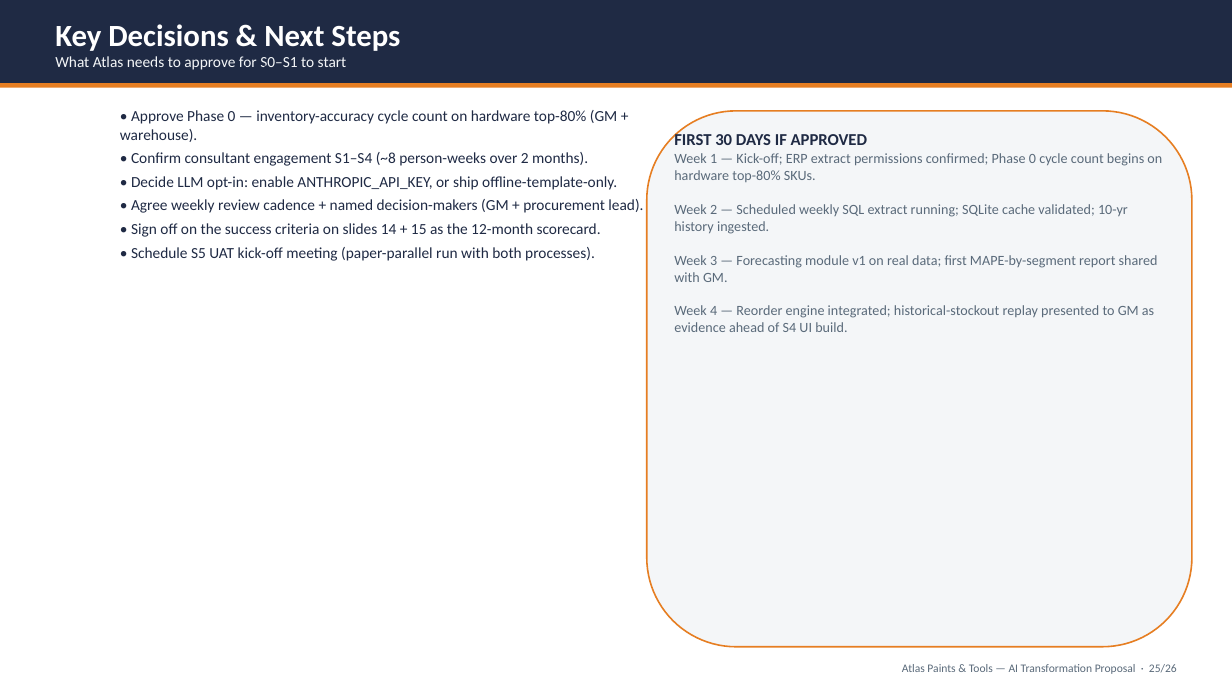
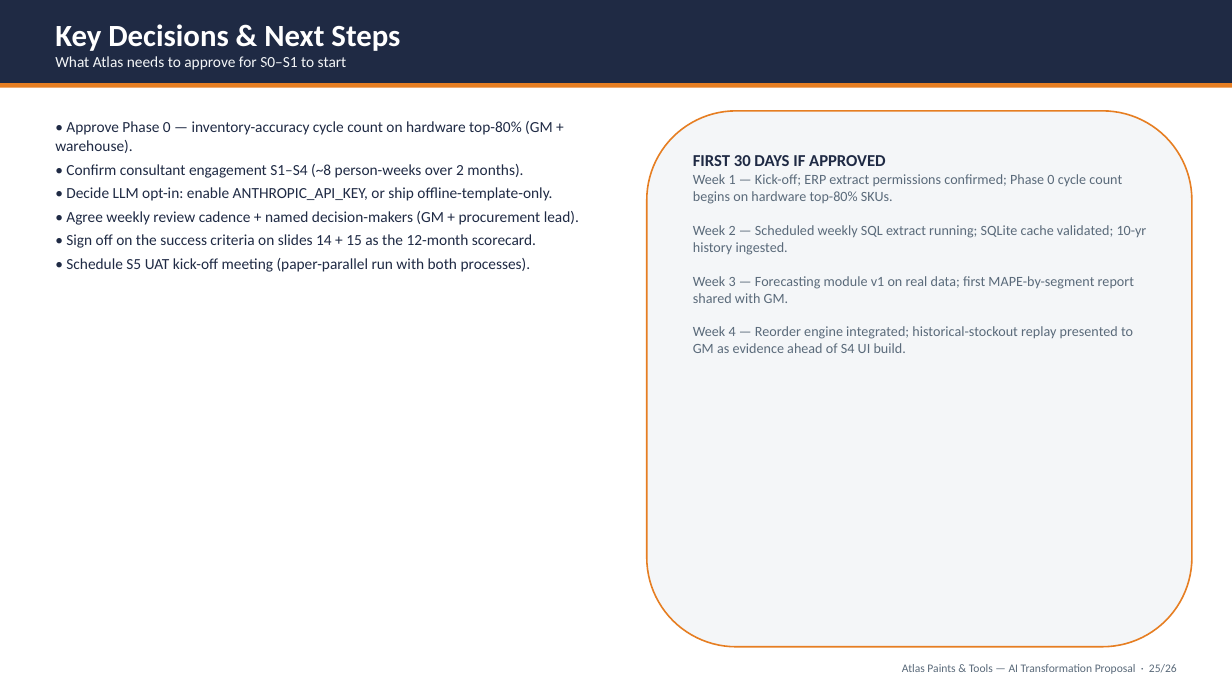
Before and after one commit to Khalifeh11/inventory-reorder-intelligence, a slide deck: slide 25 of proposal/Atlas_AI_Solution_Proposal.pptx. Drawn at 1232x693 pixels with LibreOffice and Linux fonts; fonts in the diff are those of the drawing. Boxes give left, top, right and bottom in pixels: in the first picture for what was removed or moved away, otherwise in the second. Text is boxed around its words. In the diff, an @@ line names an element or a change of style, - is before the commit and + after.

```diff
--- a/proposal/Atlas_AI_Solution_Proposal.pptx
+++ b/proposal/Atlas_AI_Solution_Proposal.pptx
@@ text "• Approve Phase 0 — ...": place and size @@
-text "• Approve Phase 0 — ..." at <box>120,110,643,261</box>
+text "• Approve Phase 0 — ..." at <box>55,121,579,272</box>
@@ text "FIRST 30 DAYS IF APPROVED" rewrapped from <box>674,132,1162,332</box> to <box>693,155,1147,353</box> @@
```
Also in this commit, not shown: 13 other slides changed.
